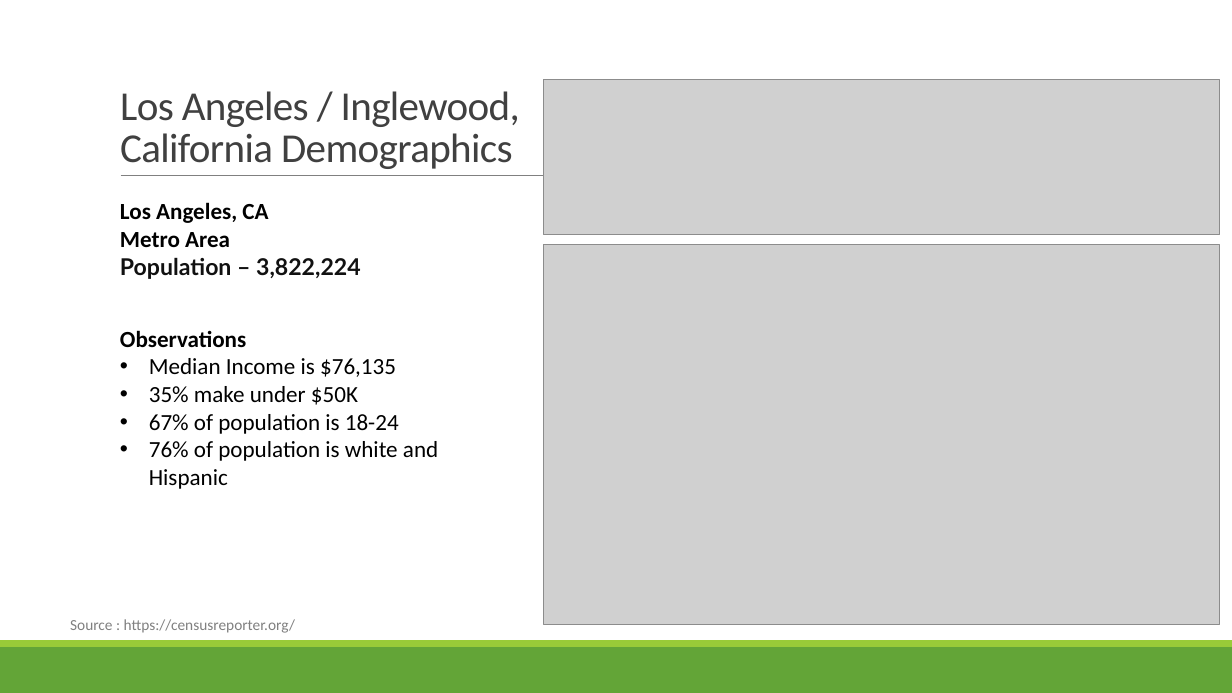
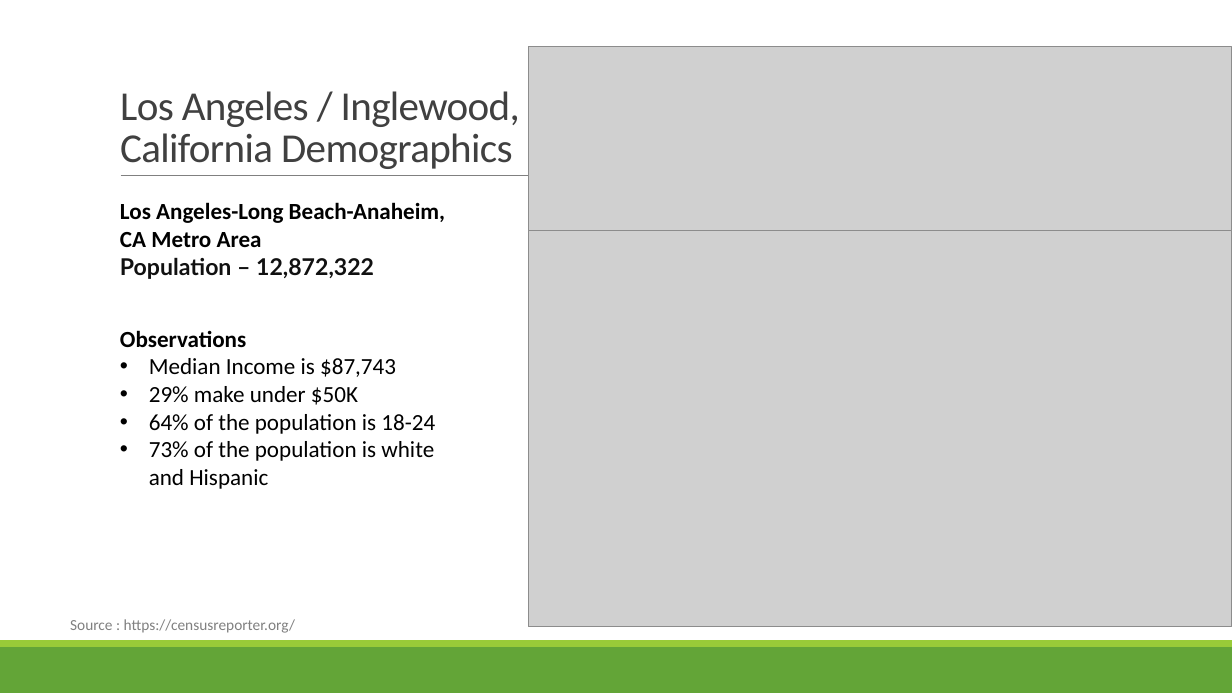
Before and after one commit to jodylarson310/module7-project, a slide deck: slide 11 of Support_Live_Music_Project1_Group4.pptx. Drawn at 1232x693 pixels with LibreOffice and Linux fonts; fonts in the diff are those of the drawing; grey boxes stand for pictures. Boxes give left, top, right and bottom in pixels: in the first picture for what was removed or moved away, otherwise in the second. Text is boxed around its words. In the diff, an @@ line names an element or a change of style, - is before the commit and + after.

Commit message:
Presentation
Updated presentation

```diff
--- a/Support_Live_Music_Project1_Group4.pptx
+++ b/Support_Live_Music_Project1_Group4.pptx
@@ picture: place and size @@
-picture at (543,79,1220,235)
+picture at (529,47,1232,231)
@@ text at (120,202,445,279): text changed @@
-Los Angeles, CA
-Metro Area
-Population – 3,822,224
+Los Angeles-Long Beach-Anaheim,
+CA Metro Area
+Population – 12,872,322
@@ picture: place and size @@
-picture at (543,245,1220,625)
+picture at (529,229,1232,627)
@@ text at (149,358,435,489): text changed @@
-• Median Income is $76,135
-• 35% make under $50K
-• 67% of population is 18-24
-• 76% of population is white and Hispanic
+• Median Income is $87,743
+• 29% make under $50K
+• 64% of the population is 18-24
+• 73% of the population is white and Hispanic
```
Also in this commit, not shown: 1 other slide changed.
